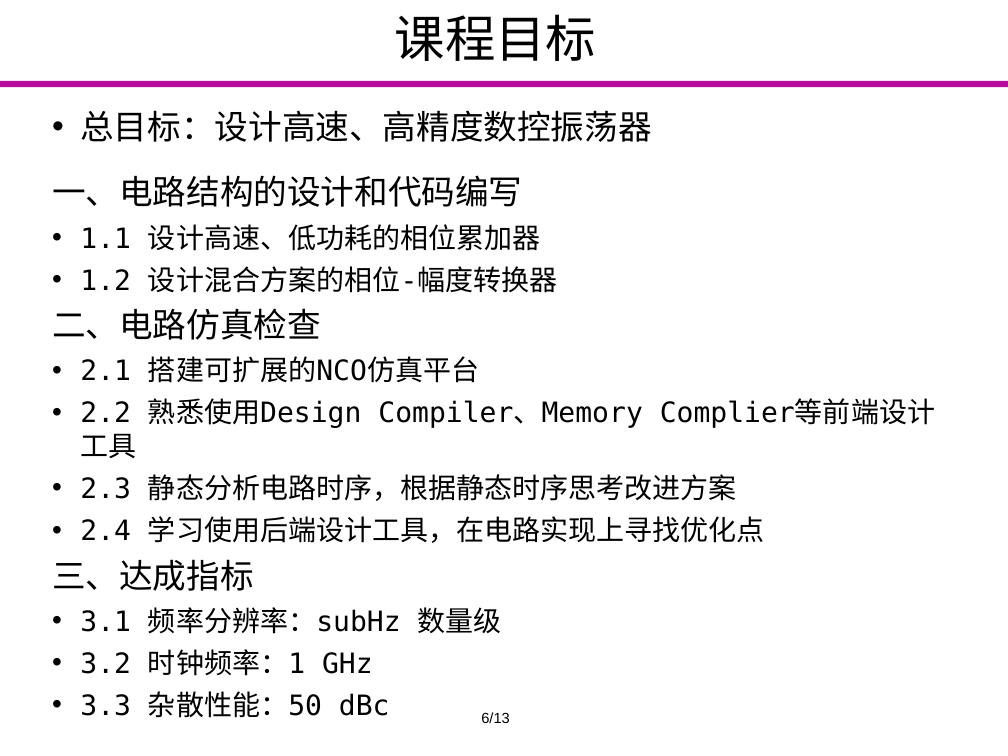
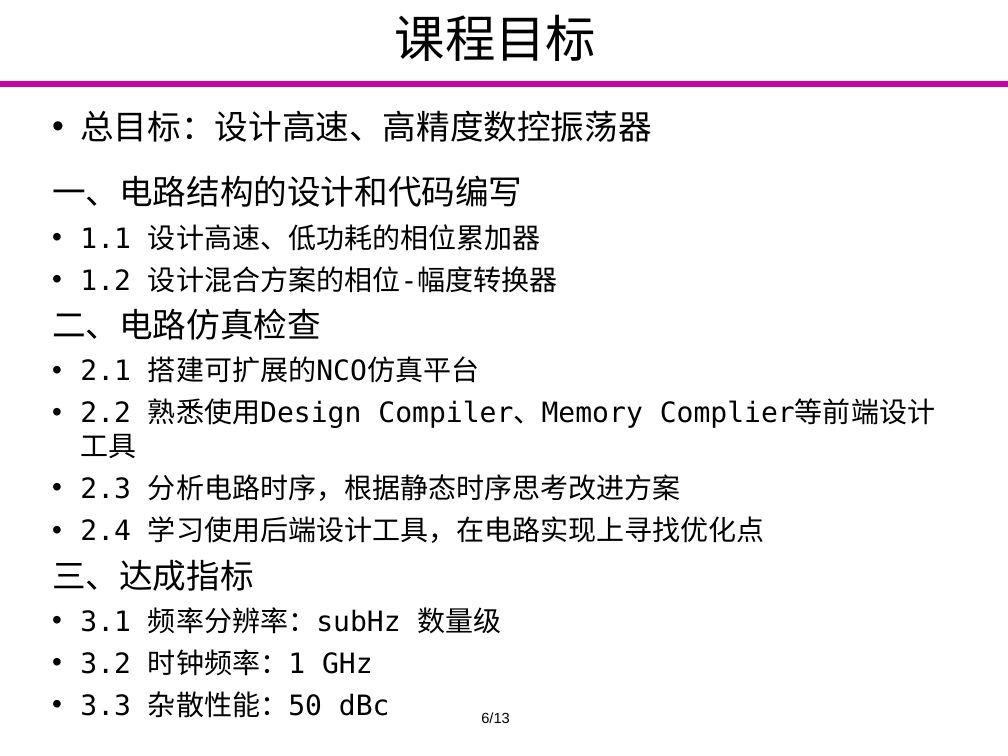
Before and after one commit to Markov2016/kaiti, a slide deck: slide 6 of ppt/yyx_v1.1.pptx. Drawn at 1008x756 pixels with LibreOffice and Linux fonts; fonts in the diff are those of the drawing; background and template pictures are left out. Boxes give left, top, right and bottom in pixels: in the first picture for what was removed or moved away, otherwise in the second. Text is boxed around its words. In the diff, an @@ line names an element or a change of style, - is before the commit and + after.

```diff
--- a/ppt/yyx_v1.1.pptx
+++ b/ppt/yyx_v1.1.pptx
@@ text at [80, 474, 681, 501]: text changed @@
-• 2.3 静态分析电路时序，根据静态时序思考改进方案
+• 2.3 分析电路时序，根据静态时序思考改进方案
```
Also in this commit, not shown: 2 other slides changed.
